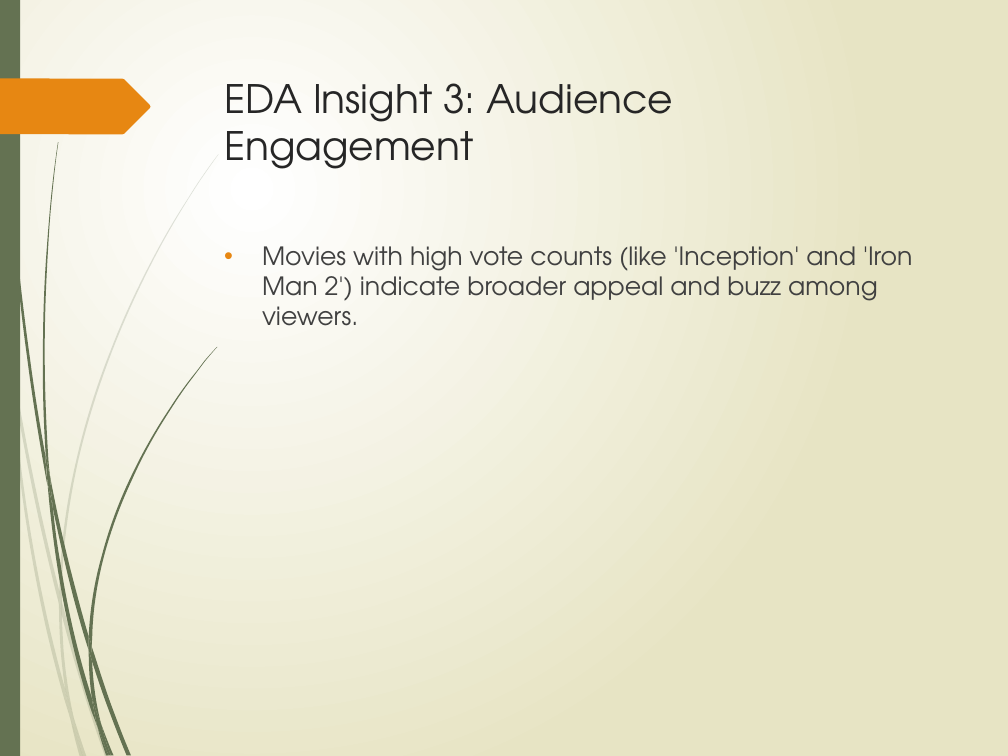
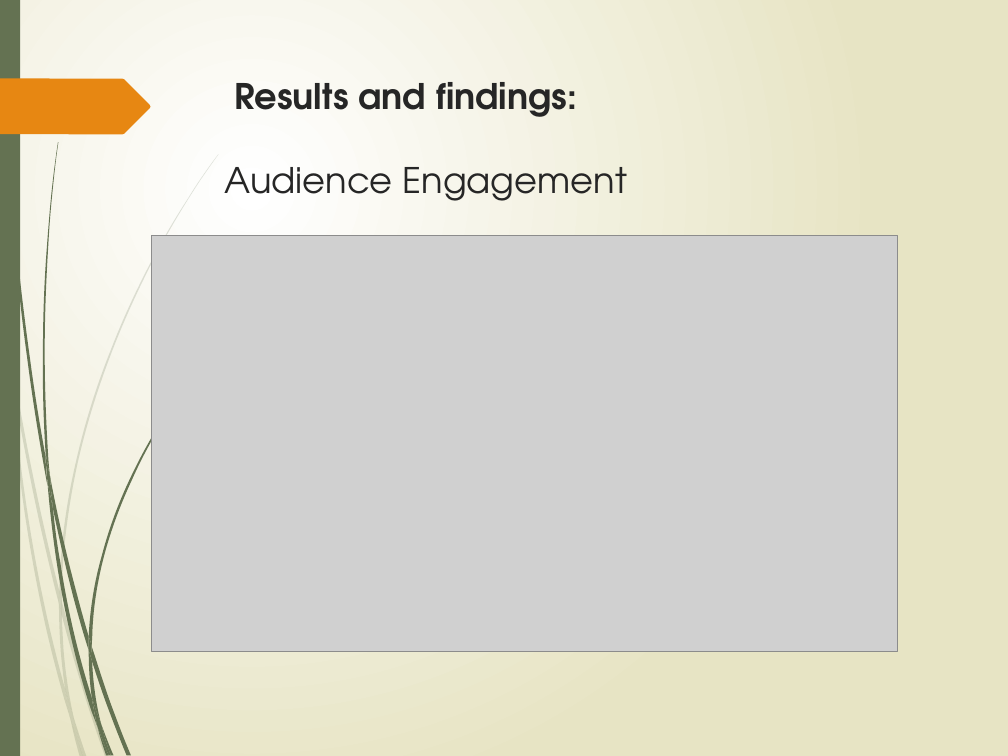
Before and after one commit to Hafsa-mohamed-Ad3n/Box-Office-Blueprint-Data-Driven-Insights-for-Microsoft-s-Movie-Studio-Launch, a slide deck: slide 8 of Movie_Analysis_Presentation latest copy.pptx (slide 6 before the commit). Drawn at 1008x756 pixels with LibreOffice and Linux fonts; fonts in the diff are those of the drawing; grey boxes stand for pictures. Boxes give left, top, right and bottom in pixels: in the first picture for what was removed or moved away, otherwise in the second. Text is boxed around its words. In the diff, an @@ line names an element or a change of style, - is before the commit and + after.

```diff
--- a/Movie_Analysis_Presentation latest copy.pptx
+++ b/Movie_Analysis_Presentation latest copy.pptx
@@ title at [224,82,627,201]: text changed; size 28 to 25.2 pt; bold on @@
-EDA Insight 3: Audience Engagement
+Results and findings:
+Audience Engagement
@@ picture added at [152,235,898,651] @@
@@ text removed at [262,246,912,326] @@
-• Movies with high vote counts (like 'Inception' and 'Iron Man 2') indicate broader appeal and buzz among viewers.
```
Also in this commit, not shown: 7 other slides changed, 12 slides added, 2 slides removed.
